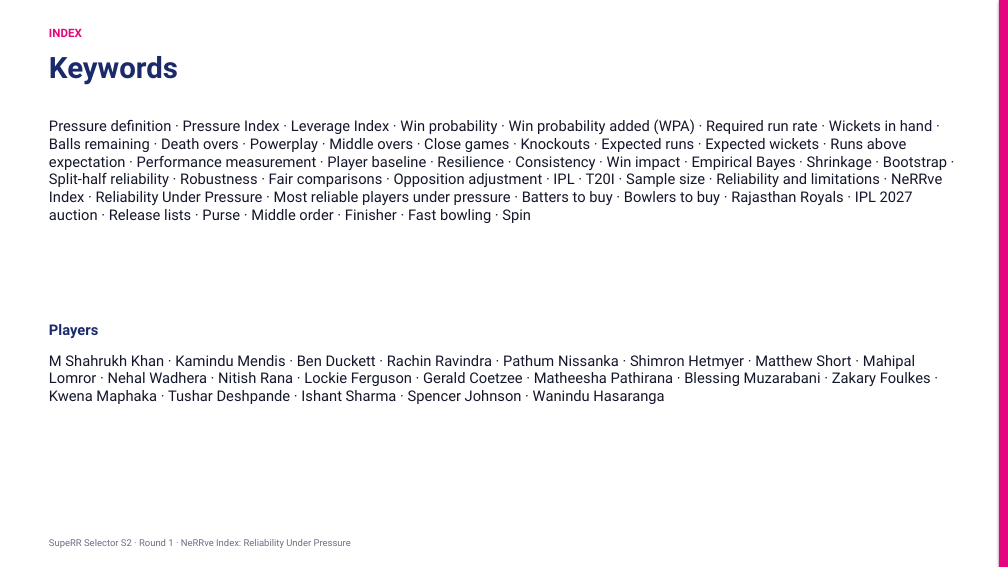
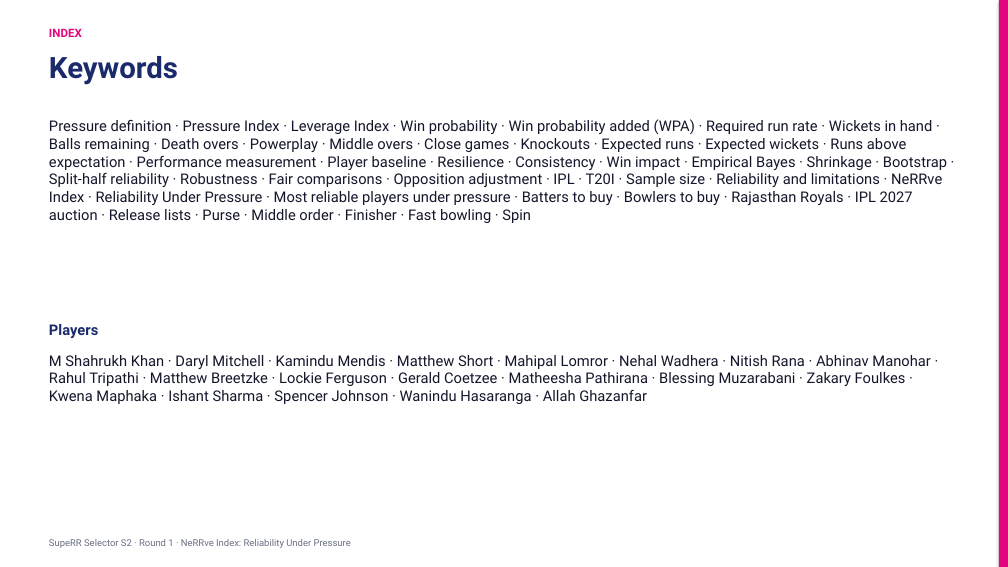
Before and after one commit to KoduruChandrasekhar/RRAuction-, a slide deck: slide 18 of submission/NeRRve_Deck.pptx. Drawn at 1008x567 pixels with LibreOffice and Linux fonts; fonts in the diff are those of the drawing. Boxes give left, top, right and bottom in pixels: in the first picture for what was removed or moved away, otherwise in the second. Text is boxed around its words. In the diff, an @@ line names an element or a change of style, - is before the commit and + after.

```diff
--- a/submission/NeRRve_Deck.pptx
+++ b/submission/NeRRve_Deck.pptx
@@ text at (49,355,930,404): text changed @@
-M Shahrukh Khan · Kamindu Mendis · Ben Duckett · Rachin Ravindra · Pathum Nissanka · Shimron Hetmyer · Matthew Short · Mahipal Lomror · Nehal Wadhera · Nitish Rana · Lockie Ferguson · Gerald Coetzee · Matheesha Pathirana · Blessing Muzarabani · Zakary Foulkes · Kwena Maphaka · Tushar Deshpande · Ishant Sharma · Spencer Johnson · Wanindu Hasaranga
+M Shahrukh Khan · Daryl Mitchell · Kamindu Mendis · Matthew Short · Mahipal Lomror · Nehal Wadhera · Nitish Rana · Abhinav Manohar · Rahul Tripathi · Matthew Breetzke · Lockie Ferguson · Gerald Coetzee · Matheesha Pathirana · Blessing Muzarabani · Zakary Foulkes · Kwena Maphaka · Ishant Sharma · Spencer Johnson · Wanindu Hasaranga · Allah Ghazanfar
```
Also in this commit, not shown: 3 other slides changed, 7 other files.
